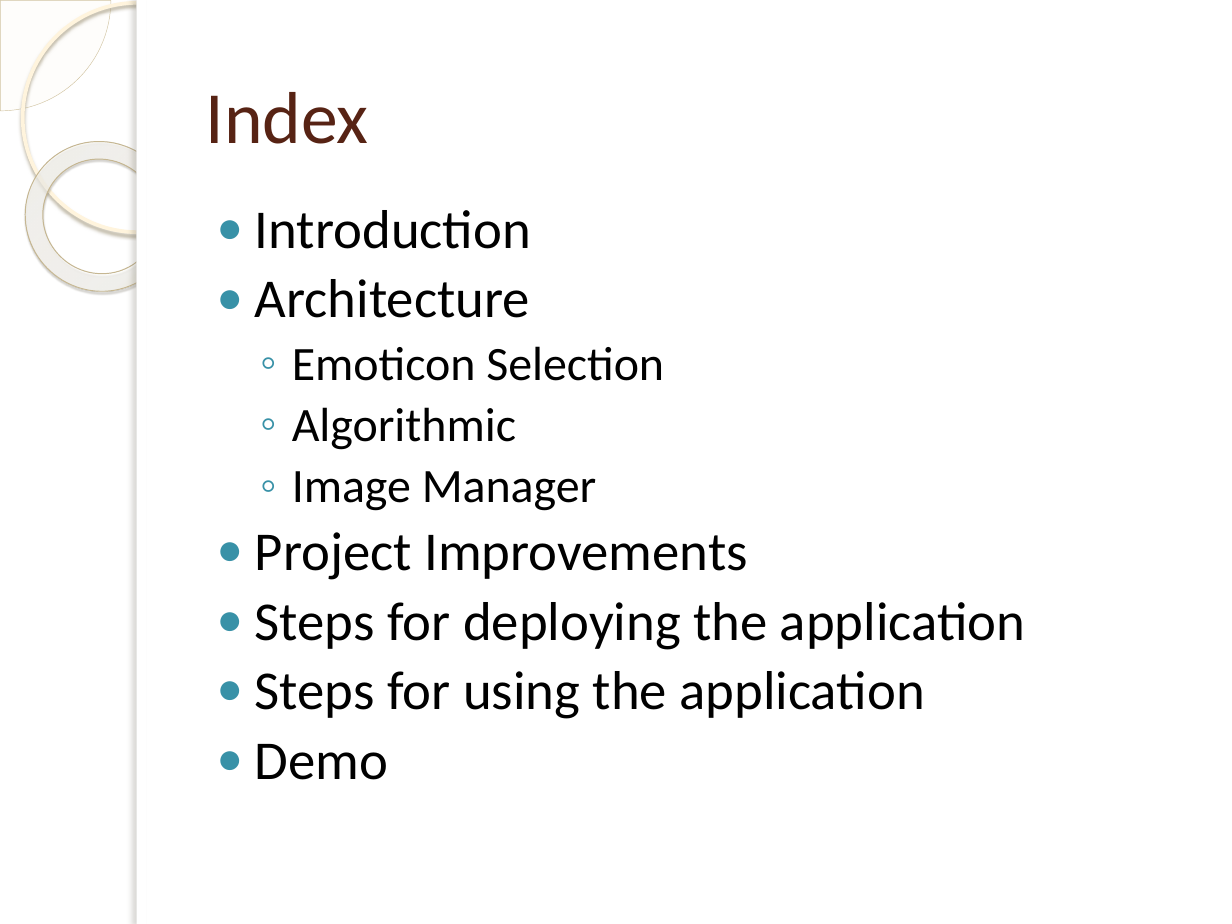
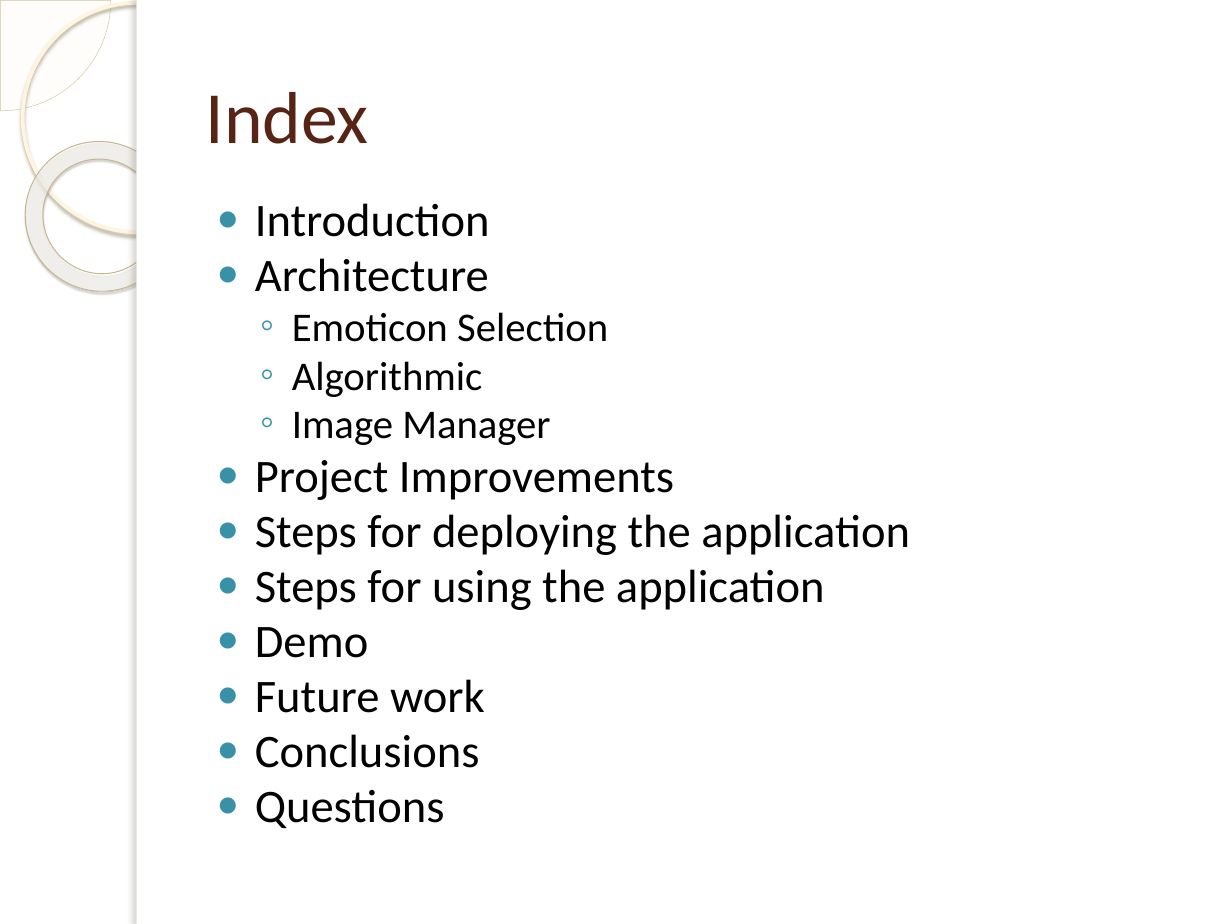
Before and after one commit to OrionGG/ivandroid, a slide deck: slide 2 of Presentacion/doc/EMOTICONIZER.pptx. Drawn at 1232x924 pixels with LibreOffice and Linux fonts; fonts in the diff are those of the drawing; background and template pictures are left out. Boxes give left, top, right and bottom in pixels: in the first picture for what was removed or moved away, otherwise in the second. Text is boxed around its words. In the diff, an @@ line names an element or a change of style, - is before the commit and + after.

Commit message:
Doc update

```diff
--- a/Presentacion/doc/EMOTICONIZER.pptx
+++ b/Presentacion/doc/EMOTICONIZER.pptx
@@ text at [255, 203, 910, 658]: size 32 to 27.2 pt in "Introduction", "Architecture", "Project Improvements", "Steps for deploying the application" and 2 more places; size 28 to 23.8 pt in "Emoticon Selection", "Algorithmic", "Image Manager"; line spacing 0.9 to 0.8 @@
@@ text at [255, 679, 485, 828]: paragraphs added @@
+● Future work
+● Conclusions
+● Questions
```
Also in this commit, not shown: 2 other slides changed.
